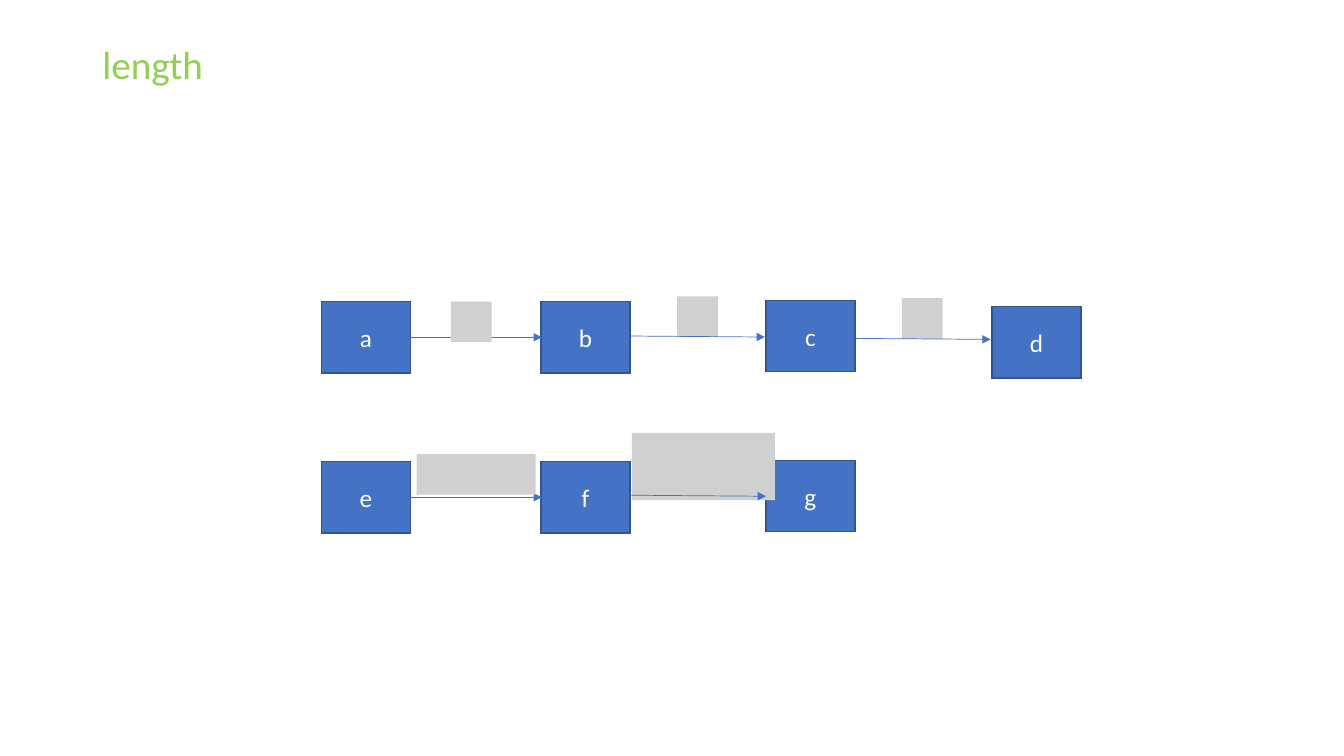
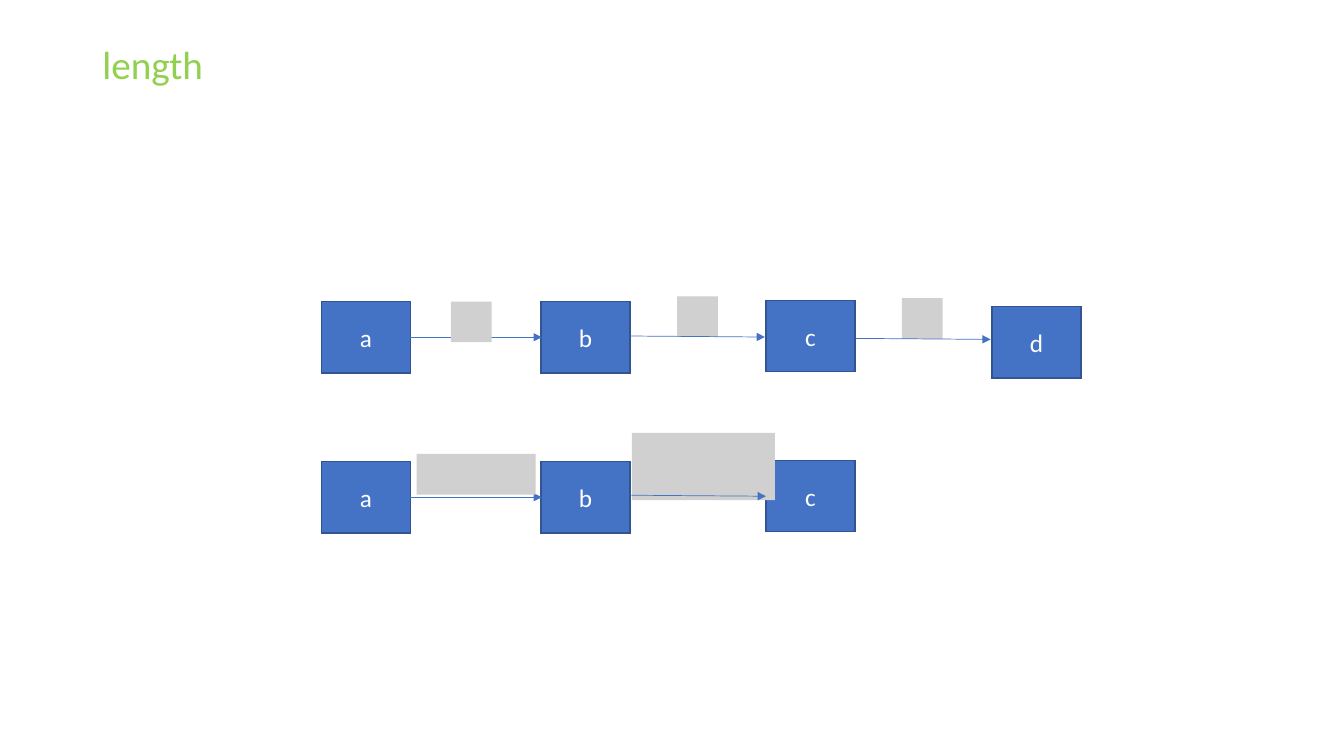
Before and after one commit to Speedphil544/Vortrag, a slide deck: slide 19 of MMCFP.pptx (slide 11 before the commit). Drawn at 1344x756 pixels with LibreOffice and Linux fonts; fonts in the diff are those of the drawing; grey boxes stand for pictures. Boxes give left, top, right and bottom in pixels: in the first picture for what was removed or moved away, otherwise in the second. Text is boxed around its words. In the diff, an @@ line names an element or a change of style, - is before the commit and + after.

```diff
--- a/MMCFP.pptx
+++ b/MMCFP.pptx
@@ text in rectangle at (360, 495, 372, 507): text changed @@
-e
+a
@@ text in rectangle at (579, 489, 592, 507): text changed @@
-f
+b
@@ text in rectangle at (805, 494, 816, 506): text changed @@
-g
+c
```
Also in this commit, not shown: 7 other slides changed, 11 slides added.
